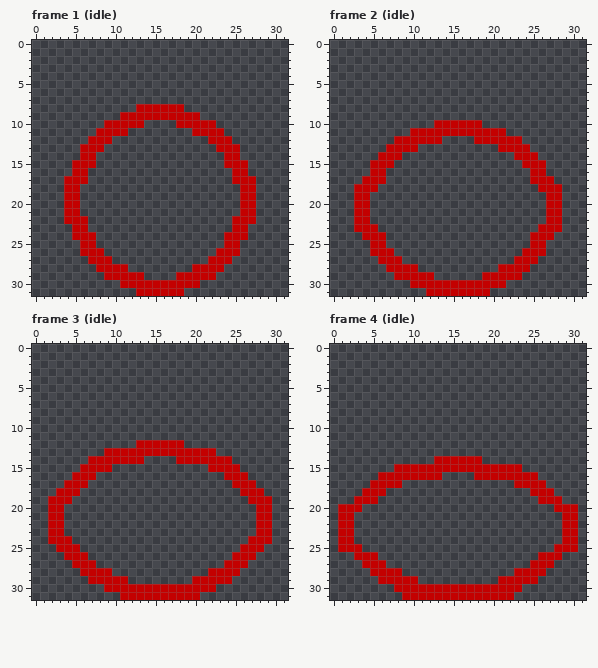
Pixel-art file, stored at Assets/Graphics/Sprites/loopert.aseprite. This is how it looked before the edit.
32x32 pixels, 23 frames. Shown: frame 1 (idle), frame 2 (idle), frame 3 (idle), frame 4 (idle). The commit also changed other frames, which this record leaves out.
The result:
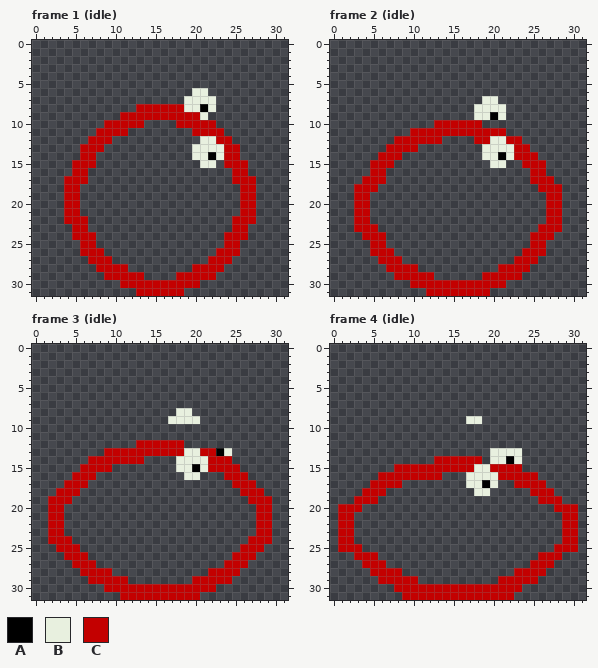
Palette (. is transparent): A #000000  B #e8f0df  C #c30000
Author's note on the commit: broke the sussy baka rule D: (ruined the loopert animations several times) 30 minutes
The exact change:
layer "Back Eye" now shown
layer "Front Eye" now shown
Frame 1 (idle), layers "Front Eye", "Back Eye":
The author put colour A in row 8 at x 21; in row 14 at x 22.
The author put colour B in row 6 at x 20 to 21; in row 7 at x 19 to 22; in row 8 at x 19 to 20 and 22; in row 9 at x 21; in row 12 at x 21; in row 13 at x 20 to 22.
The author put colour B in row 14 at x 20 to 21 and 23; in row 15 at x 21 to 22.
Colour C becomes colour B in row 12 at x 22; in row 13 at x 23.
Frame 2 (idle), layers "Front Eye", "Back Eye":
The author put colour A in row 9 at x 20; in row 14 at x 21.
The author put colour B in row 7 at x 19 to 20; in row 8 at x 18 to 21; in row 9 at x 18 to 19 and 21; in row 13 at x 19 to 20; in row 14 at x 19 to 20 and 22; in row 15 at x 20 to 21.
Colour C becomes colour B in row 12 at x 20 to 21; in row 13 at x 21 to 22.
Frame 3 (idle), layers "Front Eye", "Back Eye":
The author put colour A in row 13 at x 23; in row 15 at x 20.
The author put colour B in row 8 at x 18 to 19; in row 9 at x 17 to 20; in row 13 at x 24; in row 15 at x 18 to 19 and 21; in row 16 at x 19 to 20.
Colour C becomes colour B in row 13 at x 19 to 20; in row 14 at x 18 to 21.
Frame 4 (idle), layers "Front Eye", "Back Eye":
The author put colour A in row 14 at x 22; in row 17 at x 19.
The author put colour B in row 9 at x 17 to 18; in row 13 at x 20 to 23; in row 14 at x 20 to 21 and 23; in row 16 at x 17; in row 17 at x 17 to 18 and 20; in row 18 at x 18 to 19.
Colour C becomes colour B in row 15 at x 18 to 19; in row 16 at x 18 to 20.
